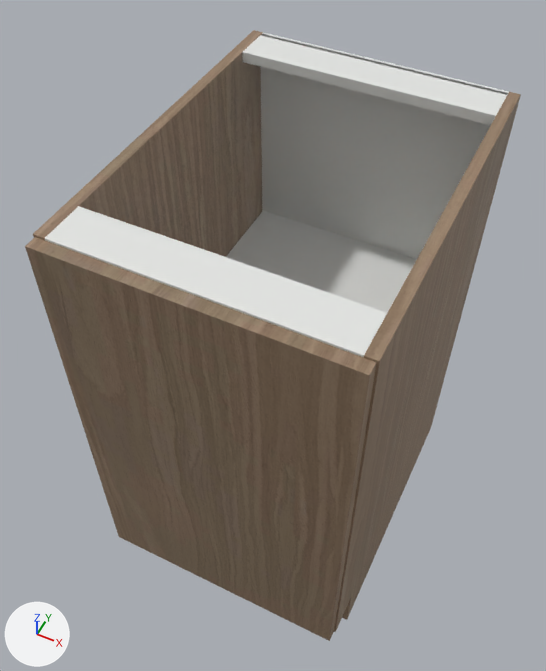
The glTF model storefront/public/cabinet-inventory/models/bvc-2401.glb: old version first, new version second.
The view is the same before and after, from a camera (50 mm lens) standing at (0.586, -1.098, 1.49) and looking at (0.179, -0.285, 0.474). Lighting does not change. The marker at lower left points along +X, +Y and +Z. The older version comes first. Where no turn or scale is listed for an object, it has been applied to the vertices.

In view in the first picture: 'Adjustable shelf', 'Cabinet back', 'Cabinet side', 'Cabinet side.001', 'Door', 'Recessed side plinth.001', 'Top support rail', 'Top support rail.001'.
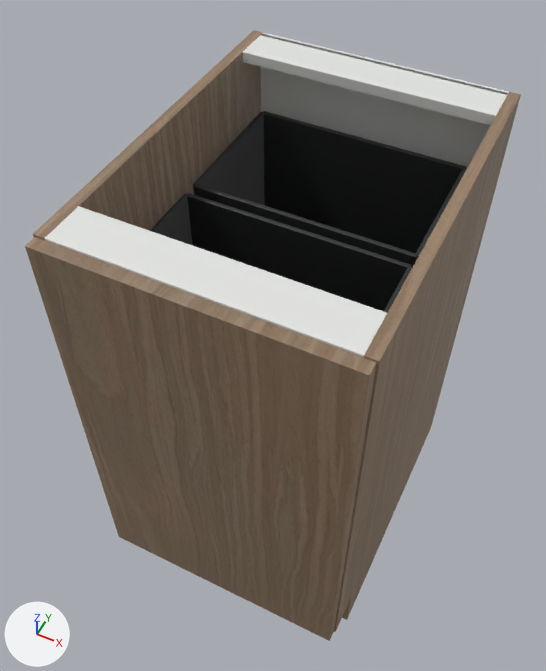
Changed parts and their boxes [x1, y1, x2, y2] in the pictures (546 x 671 px):
'Trash bin wall.007', added (black)
    after: [263, 111, 466, 253]
'Trash bin wall.003', added (black)
    after: [187, 193, 412, 311]
'Adjustable shelf', deleted
    before: [226, 211, 417, 313]
'Trash bin wall.004', added (black)
    after: [193, 112, 265, 206]
'Trash bin wall.006', added
    after: [194, 184, 417, 267]
'Trash bin wall', added (black)
    after: [150, 194, 192, 245]
'Trash bin wall.005', added
    after: [416, 168, 467, 260]
'Trash bin wall.001', added (mostly hidden)
    after: [384, 267, 413, 313]
'Cabinet back', unchanged, covered by the edit
    before: [260, 32, 509, 259]
    after: [260, 32, 509, 168]

The change in detail:
Material 'Adjustable polymer feet' (mat_adjustable_polymer_feet) is new.
Its base color is (0.024, 0.026, 0.027) (black #2b2d2e).
Its roughness is 0.42.
Mesh me_cube_022 is new.
It has 56 vertices, 108 faces and spans x -0.182..0.182, y -0.004..0.004, z -0.291..0.291.
It uses material mat_adjustable_polymer_feet (black #2b2d2e).
Mesh me_cube_020 is new.
It has 56 vertices, 108 faces and spans x -0.004..0.004, y -0.116..0.116, z -0.291..0.291.
It uses material mat_adjustable_polymer_feet (black #2b2d2e).
Object 'Adjustable shelf' (ob_adjustable_shelf) is deleted.
Object 'Trash bin wall.007' (ob_trash_bin_wall_007) is new; it shows me_cube_022.
Its location is (0.229, -0.06, 0.475).
Object 'Trash bin wall.006' (ob_trash_bin_wall_006) is new; it shows a copy of me_cube_022.
Its location is (0.229, -0.292, 0.475).
Object 'Trash bin wall.005' (ob_trash_bin_wall_005) is new; it shows me_cube_020.
Its location is (0.411, -0.176, 0.475).
Object 'Trash bin wall.004' (ob_trash_bin_wall_004) is new; it shows a copy of me_cube_020.
Its location is (0.047, -0.176, 0.475).
Object 'Trash bin wall.003' (ob_trash_bin_wall_003) is new; it shows a copy of me_cube_022.
Its location is (0.229, -0.317, 0.475).
Object 'Trash bin wall.001' (ob_trash_bin_wall_001) is new; it shows a copy of me_cube_020.
Its location is (0.411, -0.433, 0.475).
Object 'Trash bin wall' (ob_trash_bin_wall) is new; it shows a copy of me_cube_020.
Its location is (0.047, -0.433, 0.475).
